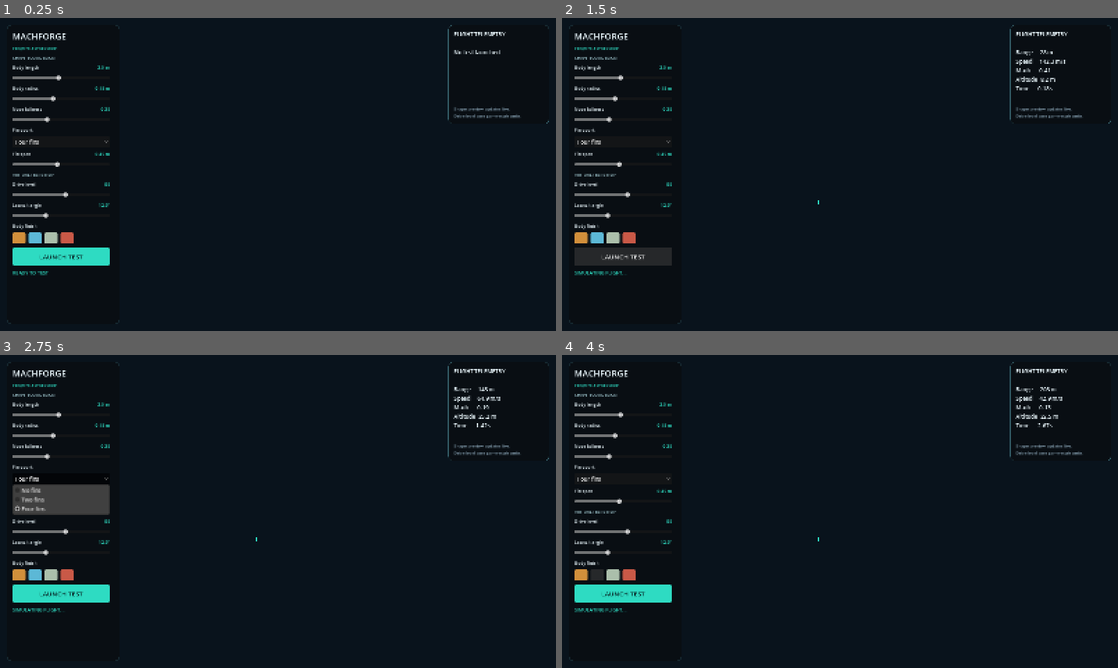
Above: before the commit, frames 1-4 (two rows, left to right).
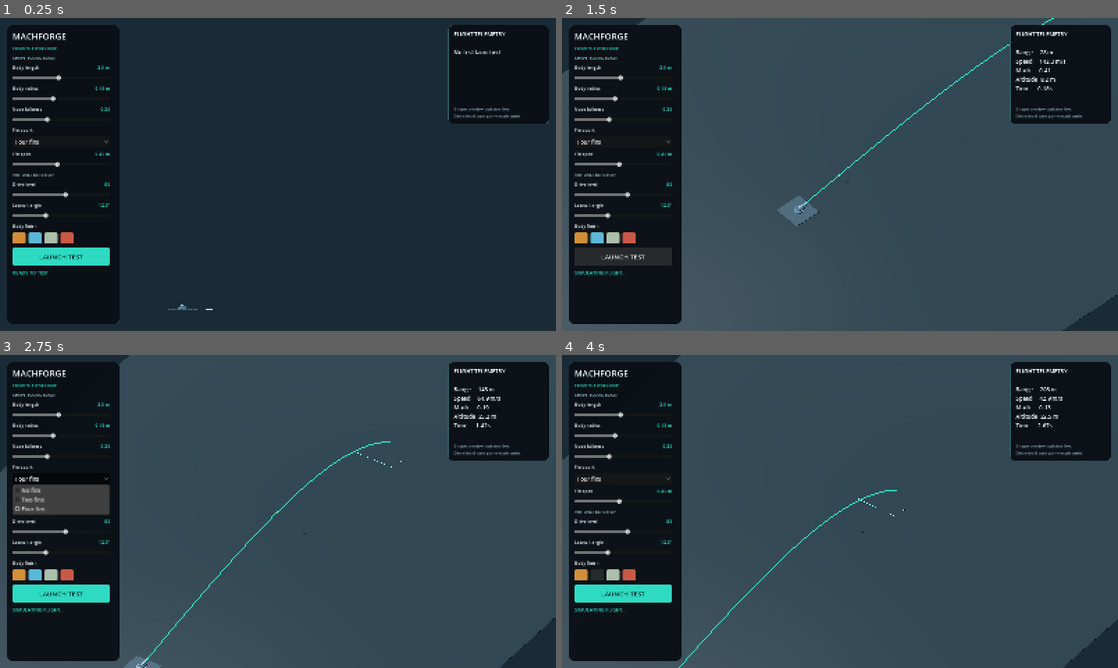
Above: after the commit, the same moments.

Repository: tpylman90-ctrl/MachForge
Game: Godot game, scene res://scenes/test_range.tscn
Same seed, same stepped clock (60 frames per second), same inputs: the game is played once before the commit and once after it.
Inputs (mouse positions are in pixels of both pictures, inside the frame that each line leads up to):
- Up to frame 1 (0.25 s): no input
- Up to frame 2 (1.5 s): click "LAUNCH TEST" at 0.5 s; click "LAUNCH TEST" at 1.25 s
- Up to frame 3 (2.75 s): click "Four fins" at 2 s
- Up to frame 4 (4 s): click (578, 574) at 2.77 s; click (595, 574) at 3.52 s

The runs differ from the first frame. In frame 1, 75% of the frame differs, in the area x 0-100%, y 0-100%; in frame 2, 75%; in frame 3, 75%; in frame 4, 75%.

Commit message:
Frame the range clearly on mobile

Diff:
--- a/scripts/test_range.gd
+++ b/scripts/test_range.gd
@@ -18,6 +18,7 @@
 
 var projectile_preview: Node3D
 var flight_projectile: Node3D
+var range_camera: Camera3D
 var trajectory_instance: MeshInstance3D
 var telemetry_label: Label
 var result_label: Label
@@ -45,6 +46,10 @@
 	flight_projectile.global_position = position
 	if velocity.length_squared() > 0.001:
 		flight_projectile.look_at(position + velocity, Vector3.UP)
+	var camera_offset := Vector3(58.0, 82.0, 66.0)
+	var camera_target := position
+	range_camera.global_position = range_camera.global_position.lerp(position + camera_offset, 1.0 - exp(-delta * 3.5))
+	range_camera.look_at(camera_target, Vector3.UP)
 	var range_value := maxf(0.0, -position.z - 5.0)
 	telemetry_label.text = "FLIGHT TELEMETRY\n\nRange     %s m\nSpeed     %s m/s\nMach      %s\nAltitude  %s m\nTime      %s s" % [
 		_format_number(range_value, 0),
@@ -64,24 +69,25 @@
 	var environment_node := WorldEnvironment.new()
 	var environment := Environment.new()
 	environment.background_mode = Environment.BG_COLOR
-	environment.background_color = Color(0.035, 0.075, 0.11)
+	environment.background_color = Color(0.10, 0.17, 0.21)
 	environment.ambient_light_source = Environment.AMBIENT_SOURCE_COLOR
 	environment.ambient_light_color = Color(0.46, 0.59, 0.68)
-	environment.ambient_light_energy = 0.55
+	environment.ambient_light_energy = 0.8
 	environment_node.environment = environment
 	add_child(environment_node)
 
-	var camera := Camera3D.new()
-	camera.projection = Camera3D.PROJECTION_ORTHOGONAL
-	camera.size = 2650.0
-	camera.position = Vector3(180.0, 250.0, 120.0)
-	camera.look_at(Vector3(0.0, 0.0, -1900.0), Vector3.UP)
-	camera.current = true
-	add_child(camera)
+	range_camera = Camera3D.new()
+	range_camera.name = "RangeCamera"
+	range_camera.projection = Camera3D.PROJECTION_ORTHOGONAL
+	range_camera.size = 190.0
+	range_camera.position = Vector3(58.0, 82.0, 26.0)
+	range_camera.look_at(Vector3(0.0, 0.0, -40.0), Vector3.UP)
+	range_camera.current = true
+	add_child(range_camera)
 
 	var sunlight := DirectionalLight3D.new()
 	sunlight.rotation_degrees = Vector3(-52.0, -24.0, 0.0)
-	sunlight.light_energy = 1.25
+	sunlight.light_energy = 1.6
 	sunlight.shadow_enabled = true
 	add_child(sunlight)
 
@@ -117,7 +123,7 @@
 	for marker_index in range(1, RANGE_MARKER_COUNT + 1):
 		var distance := RANGE_MARKER_SPACING * marker_index
 		var z_position := -distance
-		_add_box("Marker %d" % marker_index, Vector3(28.0, 0.045, 0.28), Vector3(0.0, 0.015, z_position), Color(0.28, 0.42, 0.45))
+		_add_box("Marker %d" % marker_index, Vector3(28.0, 0.045, 0.28), Vector3(0.0, 0.015, z_position), Color(0.40, 0.64, 0.66))
 		var label := Label3D.new()
 		label.text = "%d m" % int(distance)
 		label.position = Vector3(16.0, 0.08, z_position - 8.0)
